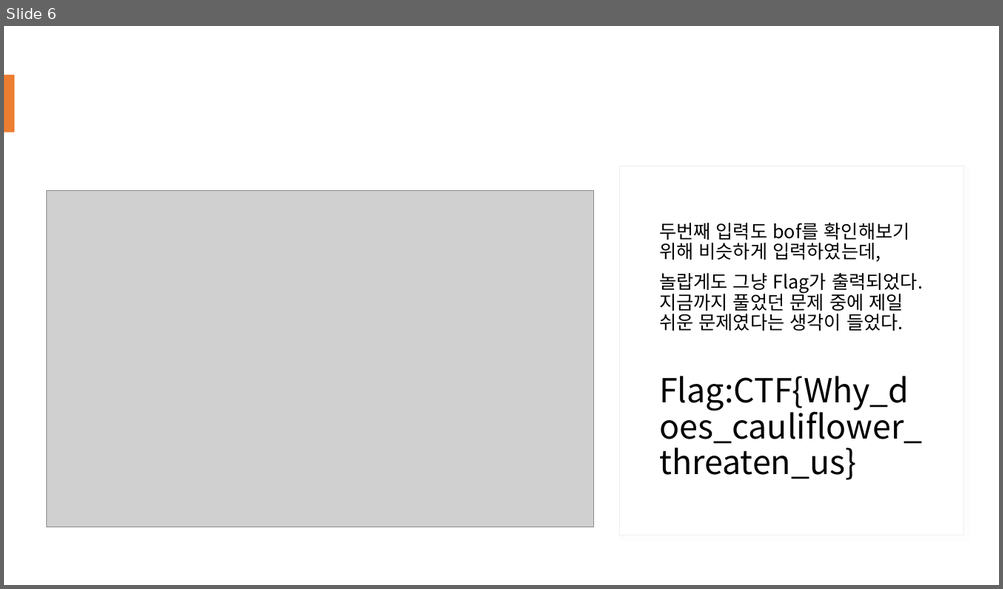
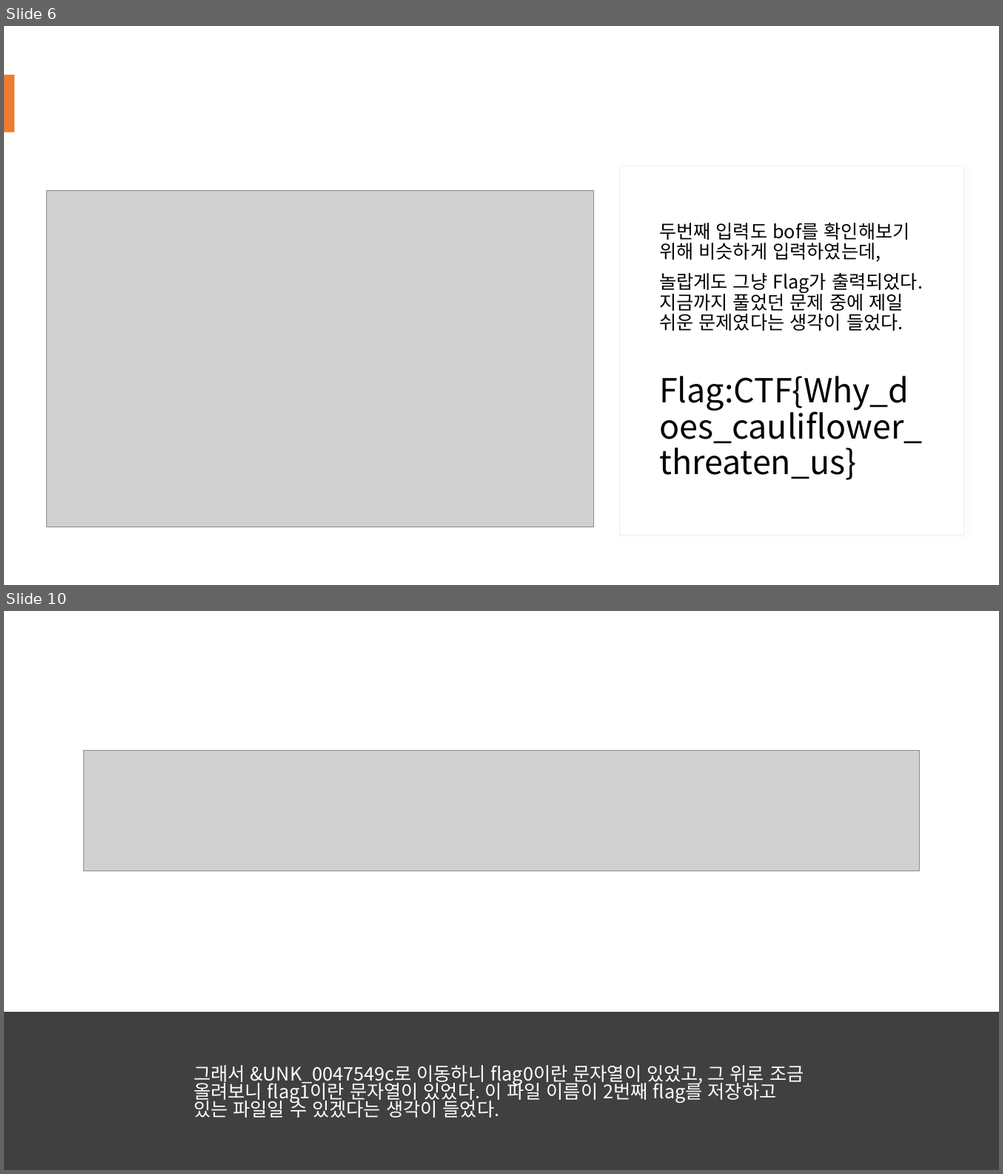
Before and after one commit to WinterMute1000/MyArchive, a slide deck: Google CTF for beginner 2019/Stop GAN.pptx. Shown one above the other, each under a label of ours: slide 6 before the commit, slides 6 and 10 after it; the slides between them are not shown. The pictures are 1003x589 and 1003x1174 pixels, drawn with LibreOffice and Linux fonts; fonts in the diff are those of the drawing; grey boxes stand for pictures. Boxes give left, top, right and bottom in pixels: in the first picture for what was removed or moved away, otherwise in the second. Text is boxed around its words. In the diff, an @@ line names an element or a change of style, - is before the commit and + after.

```diff
--- a/Google CTF for beginner 2019/Stop GAN.pptx
+++ b/Google CTF for beginner 2019/Stop GAN.pptx
@@ slide 10 added at [4, 611, 999, 1170], background #FFFFFF @@
@@ picture added at [83, 751, 919, 872] @@
@@ rectangle added at [4, 1012, 999, 1170], fill #404040 @@
@@ text added at [193, 1065, 803, 1118], 18 pt, text #FFFFFF @@
+그래서 &UNK_0047549c로 이동하니 flag0이란 문자열이 있었고, 그 위로 조금 올려보니 flag1이란 문자열이 있었다. 이 파일 이름이 2번째 flag를 저장하고 있는 파일일 수 있겠다는 생각이 들었다.
```
Also in this commit, not shown: 1 slide changed, 3 other slides added.
